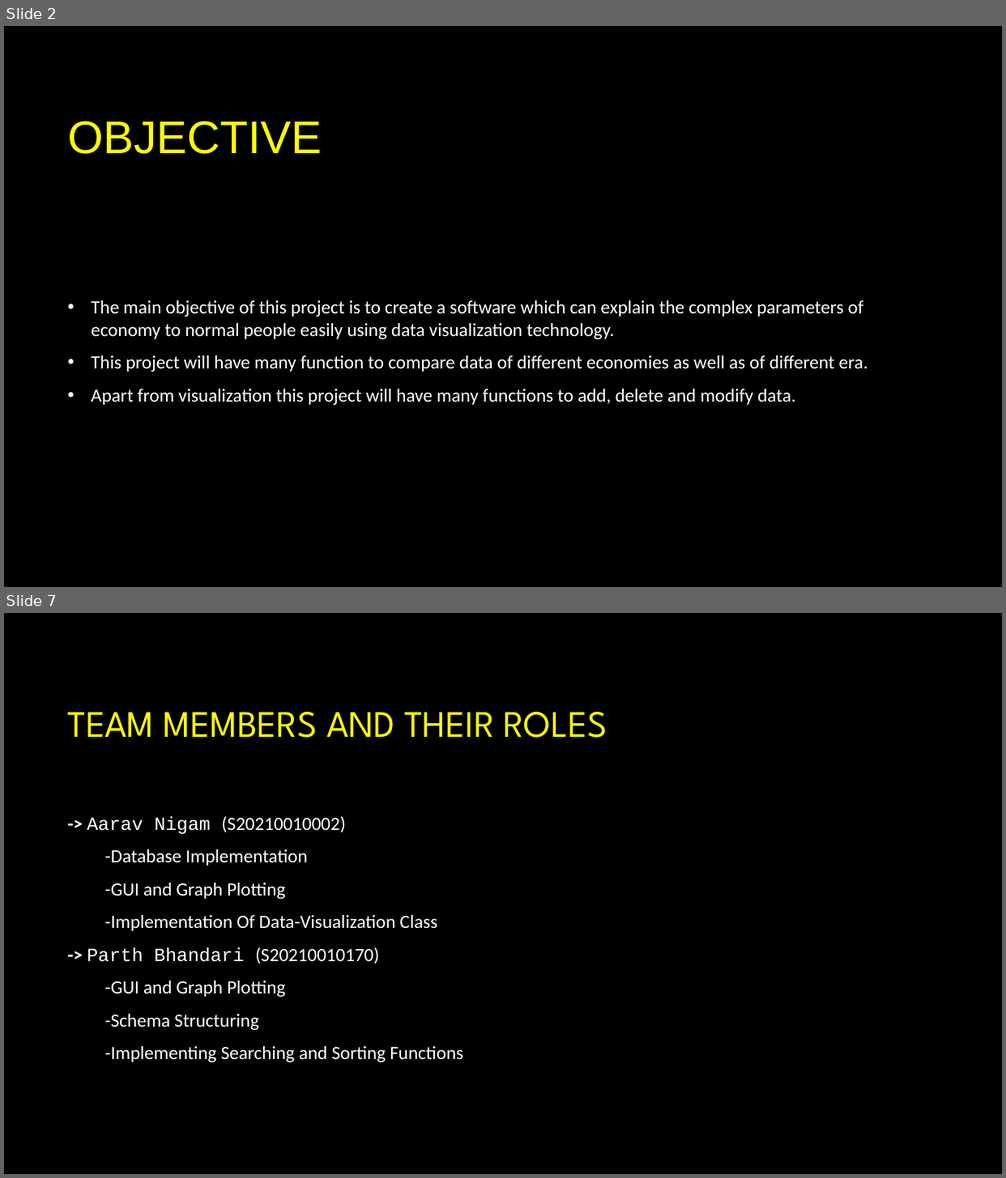
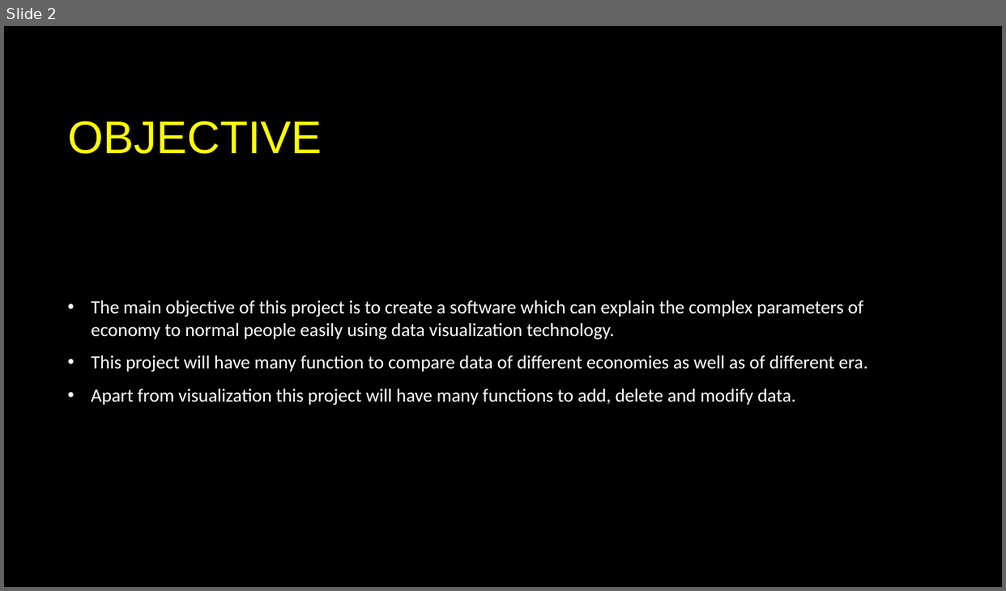
Before and after one commit to AvatarAarav/Economy_Data_Visualization, a slide deck: Presentation/Economy_Data_Visualizaton_Presentation.pptx. Shown one above the other, each under a label of ours: slides 2 and 7 before the commit, slide 2 after it; the slides between them are not shown. The pictures are 1006x1178 and 1006x591 pixels, drawn with LibreOffice and Linux fonts; fonts in the diff are those of the drawing; background and template pictures are left out. Boxes give left, top, right and bottom in pixels: in the first picture for what was removed or moved away, otherwise in the second. Text is boxed around its words. In the diff, an @@ line names an element or a change of style, - is before the commit and + after.

```diff
--- a/Presentation/Economy_Data_Visualizaton_Presentation.pptx
+++ b/Presentation/Economy_Data_Visualizaton_Presentation.pptx
@@ slide 7 removed at (x1=4, y1=613, x2=1002, y2=1174), background picture (left out) @@
@@ title removed at (x1=68, y1=712, x2=607, y2=738) @@
-TEAM MEMBERS AND THEIR ROLES
@@ text removed at (x1=87, y1=816, x2=463, y2=1063) @@
--> Aarav Nigam (S20210010002)
--Database Implementation
--GUI and Graph Plotting
--Implementation Of Data-Visualization Class
--> Parth Bhandari (S20210010170)
--GUI and Graph Plotting
--Schema Structuring
--Implementing Searching and Sorting Functions
```
Also in this commit, not shown: 1 slide changed, 6 slides added, 4 other slides removed, 5 other files.
